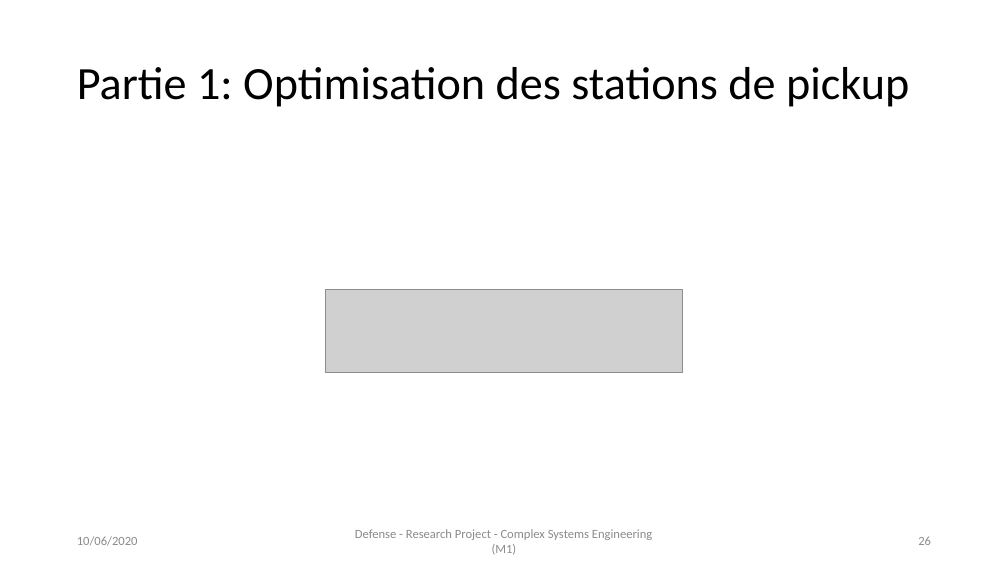
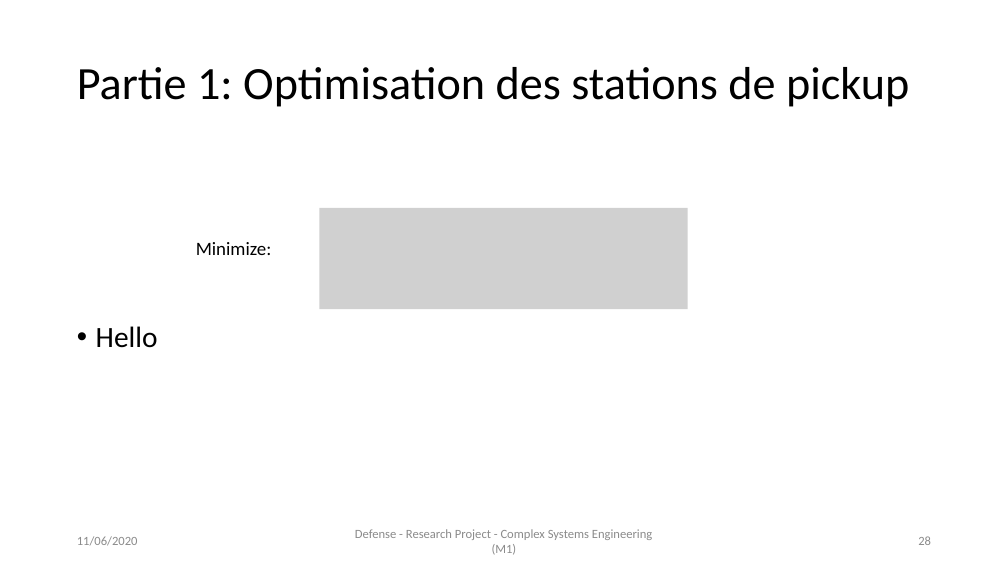
Before and after one commit to AymanABDELHAMID/OD_MTO_DARP, a slide deck: slide 28 of Presentation/presentation_AymanMahmoud.pptx (slide 26 before the commit). Drawn at 1008x567 pixels with LibreOffice and Linux fonts; fonts in the diff are those of the drawing; grey boxes stand for pictures. Boxes give left, top, right and bottom in pixels: in the first picture for what was removed or moved away, otherwise in the second. Text is boxed around its words. In the diff, an @@ line names an element or a change of style, - is before the commit and + after.

```diff
--- a/Presentation/presentation_AymanMahmoud.pptx
+++ b/Presentation/presentation_AymanMahmoud.pptx
@@ picture added at [319,208,687,309] @@
@@ text added at [196,242,272,255], 18 pt, text #000000 @@
+Minimize:
@@ picture removed at [326,289,683,372] @@
@@ text added at [96,326,158,348], 28 pt, text #000000 @@
+• Hello
@@ text at [77,536,138,546]: text changed @@
-10/06/2020
+11/06/2020
```
Also in this commit, not shown: 27 other slides changed, 5 slides added, 4 other files.
